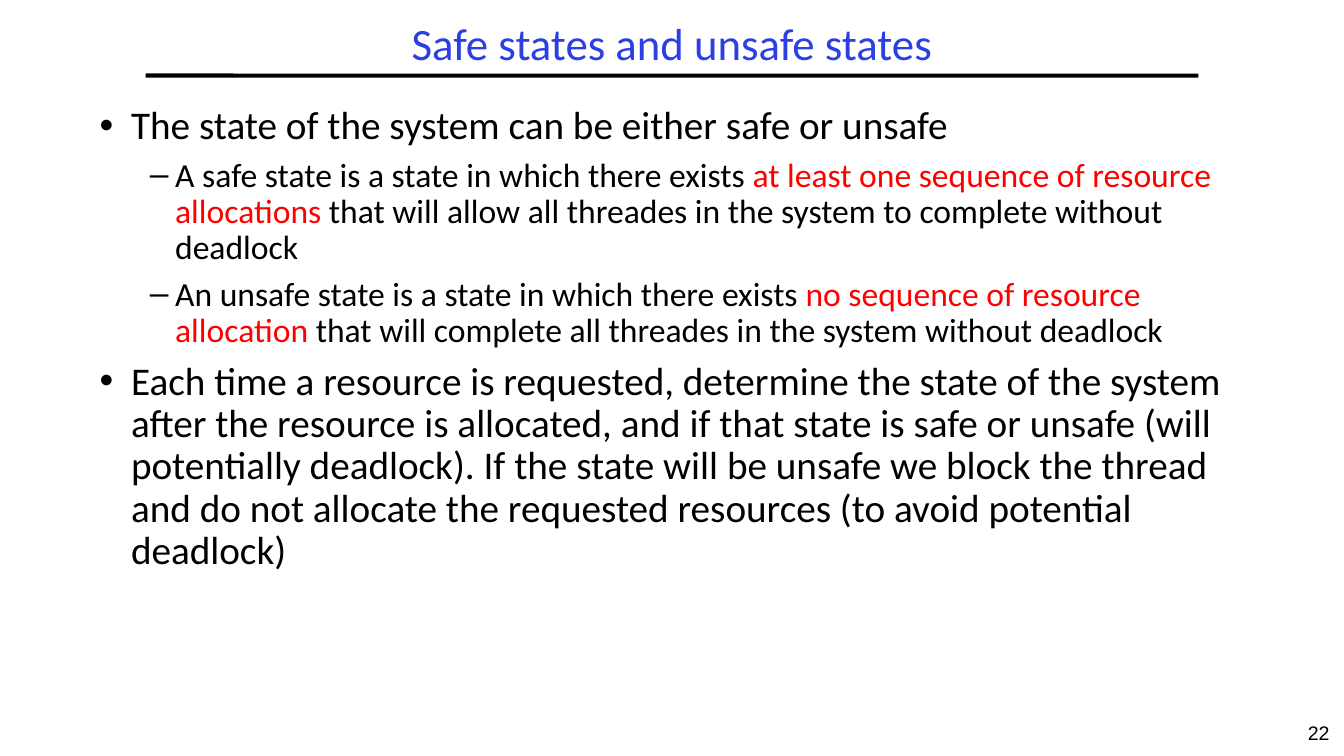
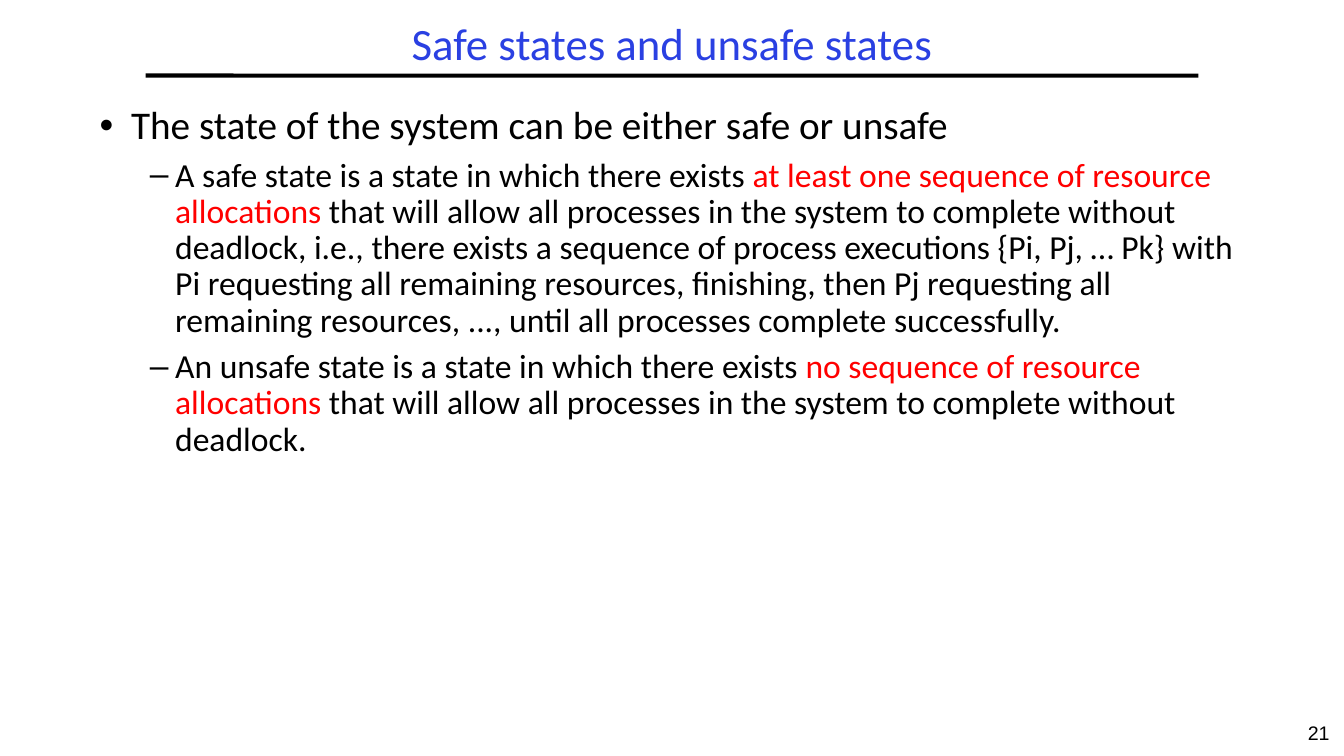
Before and after one commit to guhofstra/CSC256Fa25, a slide deck: slide 21 of PPTs/L4-Deadlocks.pptx (slide 22 before the commit). Drawn at 1344x756 pixels with LibreOffice and Linux fonts; fonts in the diff are those of the drawing. Boxes give left, top, right and bottom in pixels: in the first picture for what was removed or moved away, otherwise in the second. Text is boxed around its words. In the diff, an @@ line names an element or a change of style, - is before the commit and + after.

```diff
--- a/PPTs/L4-Deadlocks.pptx
+++ b/PPTs/L4-Deadlocks.pptx
@@ text at [175,163,1233,452]: text changed @@
-  – A safe state is a state in which there exists at least one sequence of resource allocations that will allow all threades in the system to complete without deadlock
-  – An unsafe state is a state in which there exists no sequence of resource allocation that will complete all threades in the system without deadlock
-• Each time a resource is requested, determine the state of the system after the resource is allocated, and if that state is safe or unsafe (will potentially deadlock). If the state will be unsafe we block the thread and do not allocate the requested resources (to avoid potential deadlock)
+  – A safe state is a state in which there exists at least one sequence of resource allocations that will allow all processes in the system to complete without deadlock, i.e., there exists a sequence of process executions {Pi, Pj, … Pk} with Pi requesting all remaining resources, finishing, then Pj requesting all remaining resources, ..., until all processes complete successfully.
+  – An unsafe state is a state in which there exists no sequence of resource allocations that will allow all processes in the system to complete without deadlock.
@@ page number at [1308,726,1330,740]: text changed @@
-22
+21
```
Also in this commit, not shown: 34 other slides changed, 1 slide added, 10 slides removed, 10 other files.
